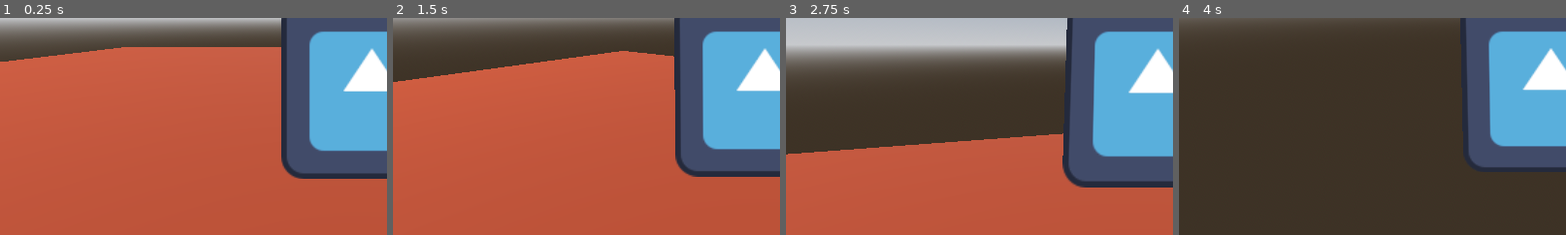
Above: before the commit, frames 1-4 (left to right).
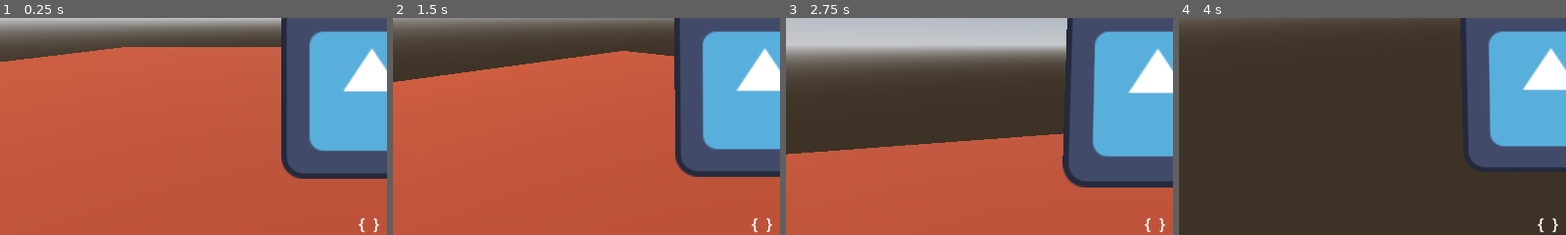
Above: after the commit, the same moments.

Repository: MitchellOpitz/Do-you-WANNA-Jam-2025
Game: Godot game, scene res://scenes/world.tscn
Two runs of this game, one before a commit and one after it. Both use one fixed random seed, a clock stepped at 60 frames per second and the inputs below. This scene is started directly instead of the project's main scene. The engine's default icon, where the game draws it, is replaced by a stand-in: a white triangle on a blue panel in a dark square.
Inputs (mouse positions are % of the whole screen's width and height, from its top left):
- Up to frame 1 (0.25 s): no input
- Up to frame 2 (1.5 s): tap Enter at 0.5 s; move the mouse to (55, 50) at 0.52 s; hold E (interact) 0.53-1.28 s; hold W (forward) from 0.53 s (still down); tap Space (jump) at 0.77 s; move the mouse to (45, 50) at 1.27 s; tap E (interact) at 1.35 s
- Up to frame 3 (2.75 s): keep holding W (forward); tap Space (jump) at 1.52 s; move the mouse to (52, 48) at 2.02 s; hold E (interact) from 2.03 s (still down)
- Up to frame 4 (4 s): keep holding W (forward); move the mouse to (49, 52) at 2.77 s; release E (interact) at 2.78 s; tap E (interact) at 2.85 s; tap Space (jump) at 3.02, 3.5, 3.77 s; move the mouse to (57, 51) at 3.52 s; hold E (interact) from 3.53 s (still down)
The pictures show only the part of the screen within x 2-52%, y 50-100%; the shares and areas given below are measured in that part.

The runs differ from the first frame. In frame 1, 0.1% of the frame differs, in the area x 92-98%, y 91-99%; in frame 2, 0.1%; in frame 3, 0.1%; in frame 4, 0.1%.

Commit message:
Started Player Inventory
Can add items to a dictionary. That's about it right now.

Diff:
--- a/Player/player.gd
+++ b/Player/player.gd
@@ -1,6 +1,5 @@
 # class_name makes Player available for type checking.
 class_name Player extends CharacterBody3D
-
 
 const SPEED = 5.0
 const JUMP_VELOCITY = 4.5
@@ -8,6 +7,8 @@
 @export var look_sensitivity : float = 0.5
 @export var max_y_look : float = -90.0
 @export var min_y_look : float = 45.0
+
+var inventory : Dictionary
 
 # functions with a leading underscore are virtual methods called by the engine.
 func _ready() -> void:
@@ -55,3 +56,6 @@
 		else:
 			Input.mouse_mode = Input.MOUSE_MODE_CAPTURED
 	move_and_slide()
+
+	# Things not related to movement
+	$DebugInventory.text = str(inventory)
--- a/Player/player.tscn
+++ b/Player/player.tscn
@@ -35,3 +35,16 @@
 
 [node name="Camera3D" type="Camera3D" parent="HeadControl/SpringArm3D"]
 transform = Transform3D(1, 0, 0, 0, 1, 0, 0, 0, 1, 0, 0, 2)
+
+[node name="DebugInventory" type="Label" parent="."]
+anchors_preset = 7
+anchor_left = 0.5
+anchor_top = 1.0
+anchor_right = 0.5
+anchor_bottom = 1.0
+offset_left = -20.0
+offset_top = -23.0
+offset_right = 20.0
+grow_horizontal = 2
+grow_vertical = 0
+theme_override_font_sizes/font_size = 24
--- a/scenes/world.tscn
+++ b/scenes/world.tscn
@@ -1,6 +1,7 @@
-[gd_scene load_steps=9 format=3 uid="uid://rqpkgkt0ab7m"]
+[gd_scene load_steps=10 format=3 uid="uid://rqpkgkt0ab7m"]
 
 [ext_resource type="PackedScene" uid="uid://b6dxse7cc00s7" path="res://Player/player.tscn" id="1_3xt83"]
+[ext_resource type="Script" path="res://scripts/world.gd" id="1_um00t"]
 [ext_resource type="PackedScene" uid="uid://dtjvu7wxx0uyv" path="res://scenes/event_area.tscn" id="2_slnt2"]
 
 [sub_resource type="ProceduralSkyMaterial" id="ProceduralSkyMaterial_qfu3t"]
@@ -25,6 +26,7 @@
 size = Vector3(1, 2, 10)
 
 [node name="World" type="Node3D"]
+script = ExtResource("1_um00t")
 
 [node name="WorldEnvironment" type="WorldEnvironment" parent="."]
 environment = SubResource("Environment_v346c")
@@ -50,6 +52,10 @@
 
 [node name="EventArea" parent="Events" instance=ExtResource("2_slnt2")]
 transform = Transform3D(1, 0, 0, 0, 1, 0, 0, 0, 1, -6, 1, 0)
+use_timer = false
+event_name = "honey"
 
 [node name="EventArea2" parent="Events" instance=ExtResource("2_slnt2")]
 transform = Transform3D(1, 0, 0, 0, 1, 0, 0, 0, 1, 7, 1, 0)
+
+[connection signal="completed_interaction" from="Events/EventArea" to="." method="_on_event_completed"]
--- a/scripts/event_area.gd
+++ b/scripts/event_area.gd
@@ -1,12 +1,20 @@
 class_name EventArea extends Node3D
+
+@export var use_timer : bool = true
+@export var event_name : String
 
 var player_in_area : bool = false
 var holding_interact : bool = false
+var active_tween : Tween
 
-var active_tween : Tween
+signal completed_interaction(event_name : String)
 
 func _input(event: InputEvent) -> void:
 	if player_in_area and event.is_action_pressed("interact") and not holding_interact:
+		if not use_timer:
+			# signal game manager to resolve event.
+			completed_interaction.emit(event_name)
+			return
 		holding_interact = true
 		$CompletionTimer.start()
 		var completion_tween = create_tween()
@@ -38,4 +46,9 @@
 
 func _on_completion_timer_timeout() -> void:
 	# very temporary. Remove self after completing interaction
+	completed_interaction.emit(event_name)
 	self.queue_free()
+
+
+func check_requirements(required_items : Array, items_given : Array) -> void:
+	pass
--- /dev/null
+++ b/scripts/world.gd
@@ -0,0 +1,14 @@
+extends Node3D
+
+# format is item_name (same as event_name) : {max_item, item_ref : resource or node3d, but is a string for now}
+var items_for_patch : Dictionary = {
+	"honey" : {"max_quantity" : 3, "item_reference" : "honey_resource"},
+	"bubblegum" : {"max_quantity" : 5, "item_reference" : "gum_resource"},
+	"fabric" : {"max_quantity" : 1, "item_reference" : "fabric_resource"}
+}
+
+func _on_event_completed(event_name : String) -> void:
+	var player_inventory : Dictionary = $Player.inventory
+	var item_count = player_inventory.get_or_add(items_for_patch[event_name].item_reference, 0)
+	var new_item_count = min(item_count + 1, items_for_patch[event_name]["max_quantity"])
+	player_inventory[items_for_patch[event_name].item_reference] = new_item_count
